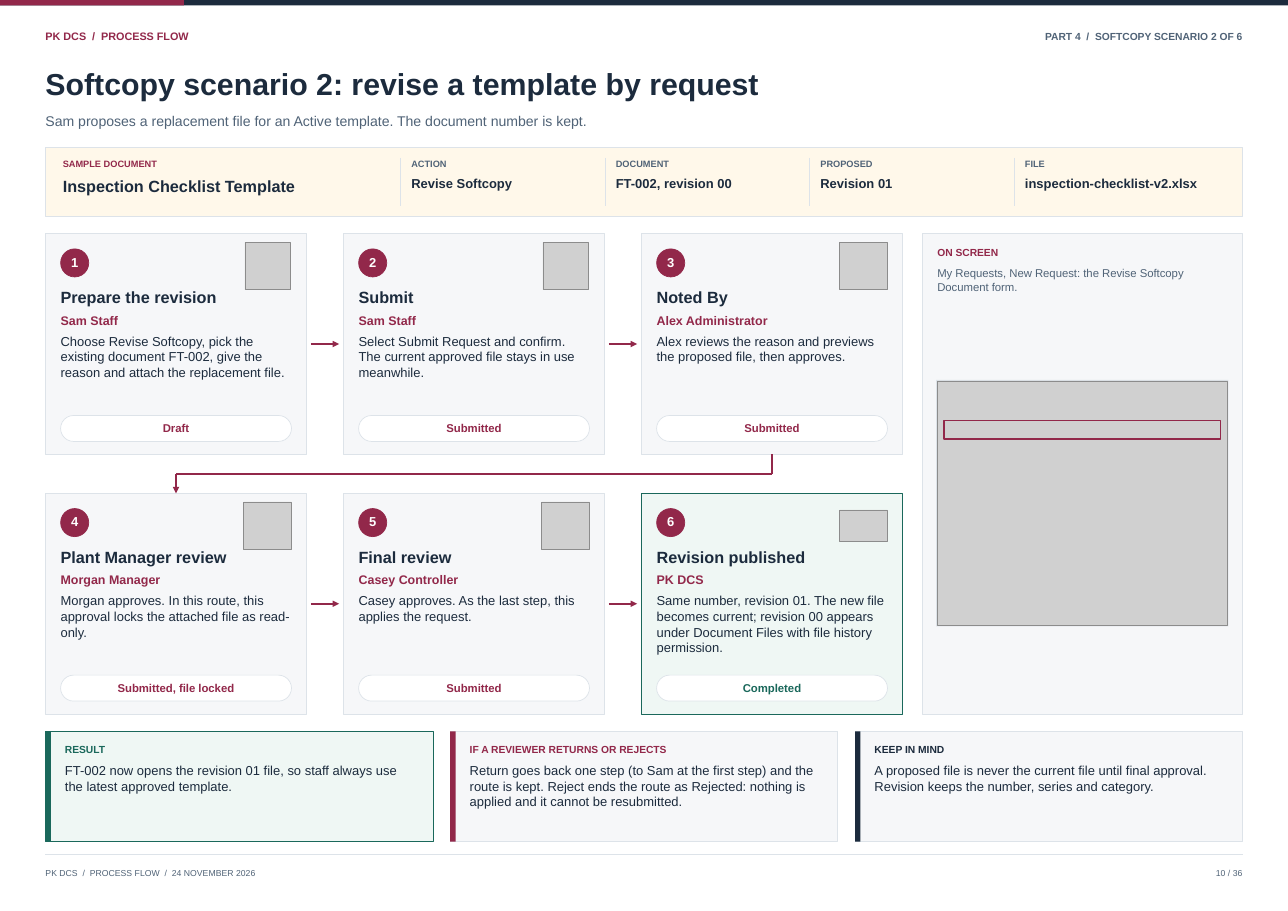
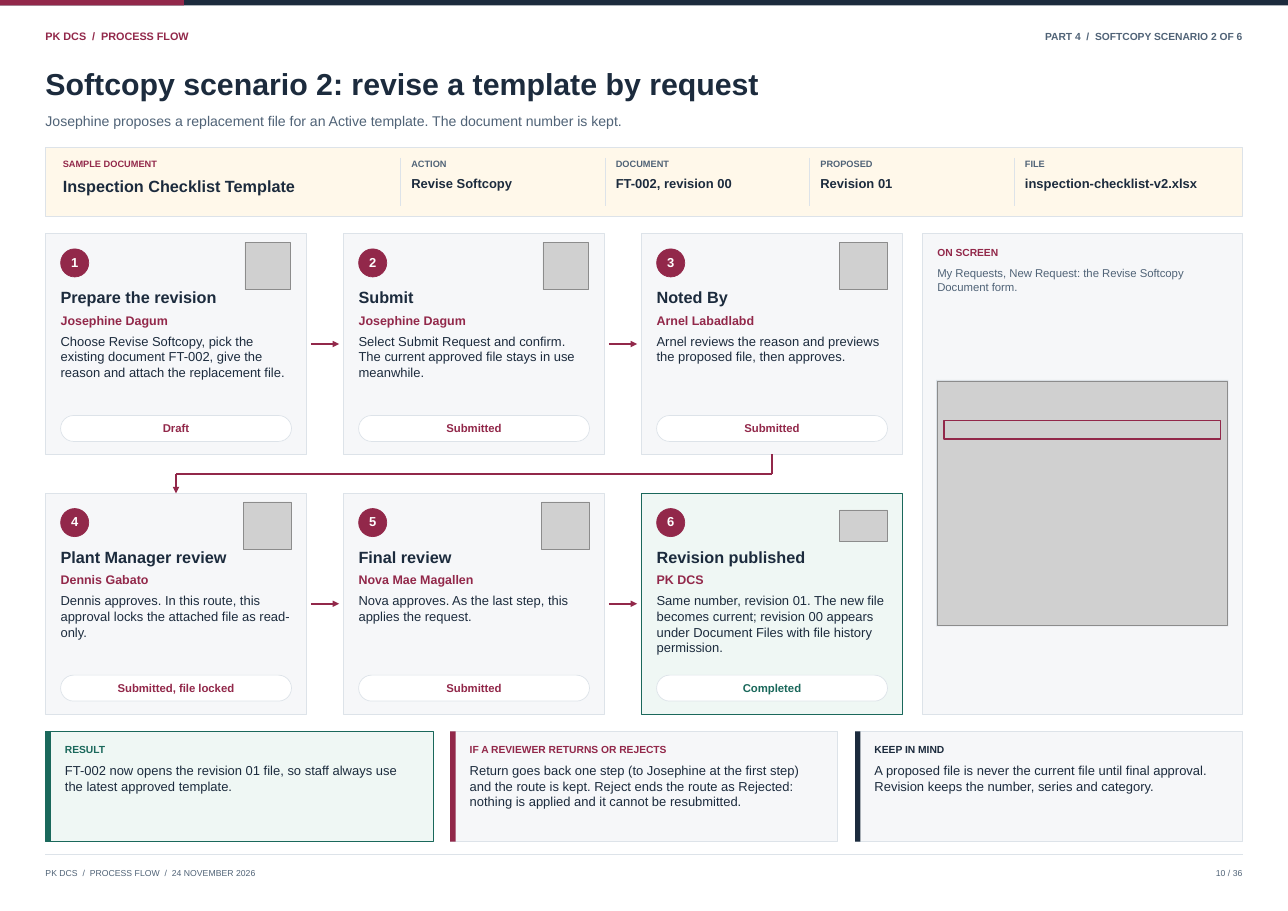
Before and after one commit to curib123/pk_document_tracking_system, a slide deck: slide 10 of docs/system-documentation/PK_DCS_Process_Flow.pptx. Drawn at 1288x911 pixels with LibreOffice and Linux fonts; fonts in the diff are those of the drawing; grey boxes stand for pictures. Boxes give left, top, right and bottom in pixels: in the first picture for what was removed or moved away, otherwise in the second. Text is boxed around its words. In the diff, an @@ line names an element or a change of style, - is before the commit and + after.

```diff
--- a/docs/system-documentation/PK_DCS_Process_Flow.pptx
+++ b/docs/system-documentation/PK_DCS_Process_Flow.pptx
@@ text at <box>45,116,621,129</box>: text changed @@
-Sam proposes a replacement file for an Active template. The document number is kept.
+Josephine proposes a replacement file for an Active template. The document number is kept.
@@ text at <box>61,316,168,328</box>: text changed @@
-Sam Staff
+Josephine Dagum
@@ text at <box>359,316,466,328</box>: text changed @@
-Sam Staff
+Josephine Dagum
@@ text at <box>657,316,754,325</box>: text changed @@
-Alex Administrator
+Arnel Labadlabd
@@ text at <box>657,336,879,364</box>: text changed @@
-Alex reviews the reason and previews the proposed file, then approves.
+Arnel reviews the reason and previews the proposed file, then approves.
@@ text at <box>61,595,289,639</box>: text changed @@
-Morgan approves. In this route, this approval locks the attached file as read-only.
+Dennis approves. In this route, this approval locks the attached file as read-only.
@@ text at <box>61,575,149,584</box>: text changed @@
-Morgan Manager
+Dennis Gabato
@@ text at <box>359,595,568,624</box>: text changed @@
-Casey approves. As the last step, this applies the request.
+Nova approves. As the last step, this applies the request.
@@ text at <box>359,575,473,587</box>: text changed @@
-Casey Controller
+Nova Mae Magallen
@@ text at <box>470,765,799,809</box>: text changed @@
-Return goes back one step (to Sam at the first step) and the route is kept. Reject ends the route as Rejected: nothing is applied and it cannot be resubmitted.
+Return goes back one step (to Josephine at the first step) and the route is kept. Reject ends the route as Rejected: nothing is applied and it cannot be resubmitted.
```
Also in this commit, not shown: 29 other slides changed, 3 other files.
